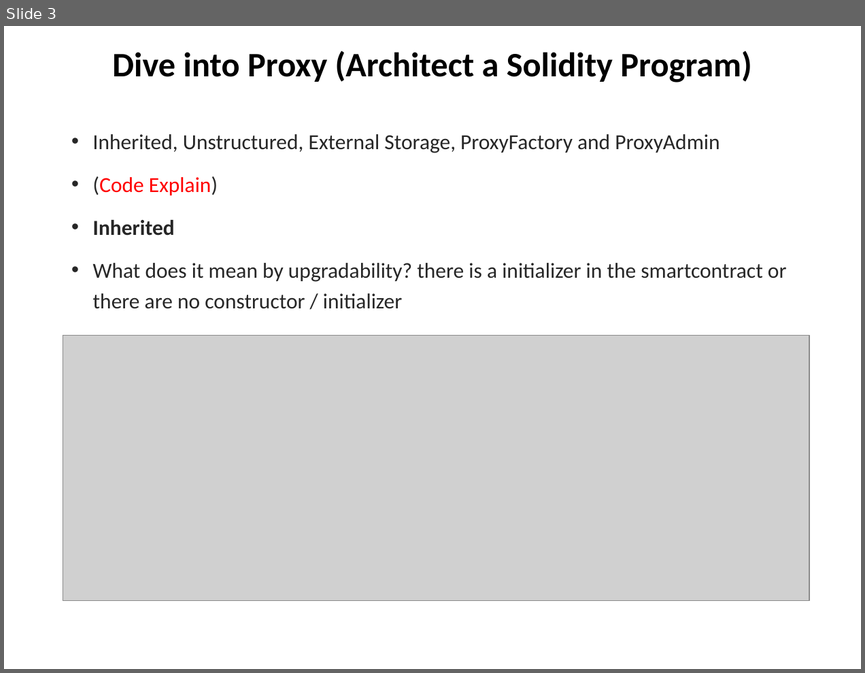
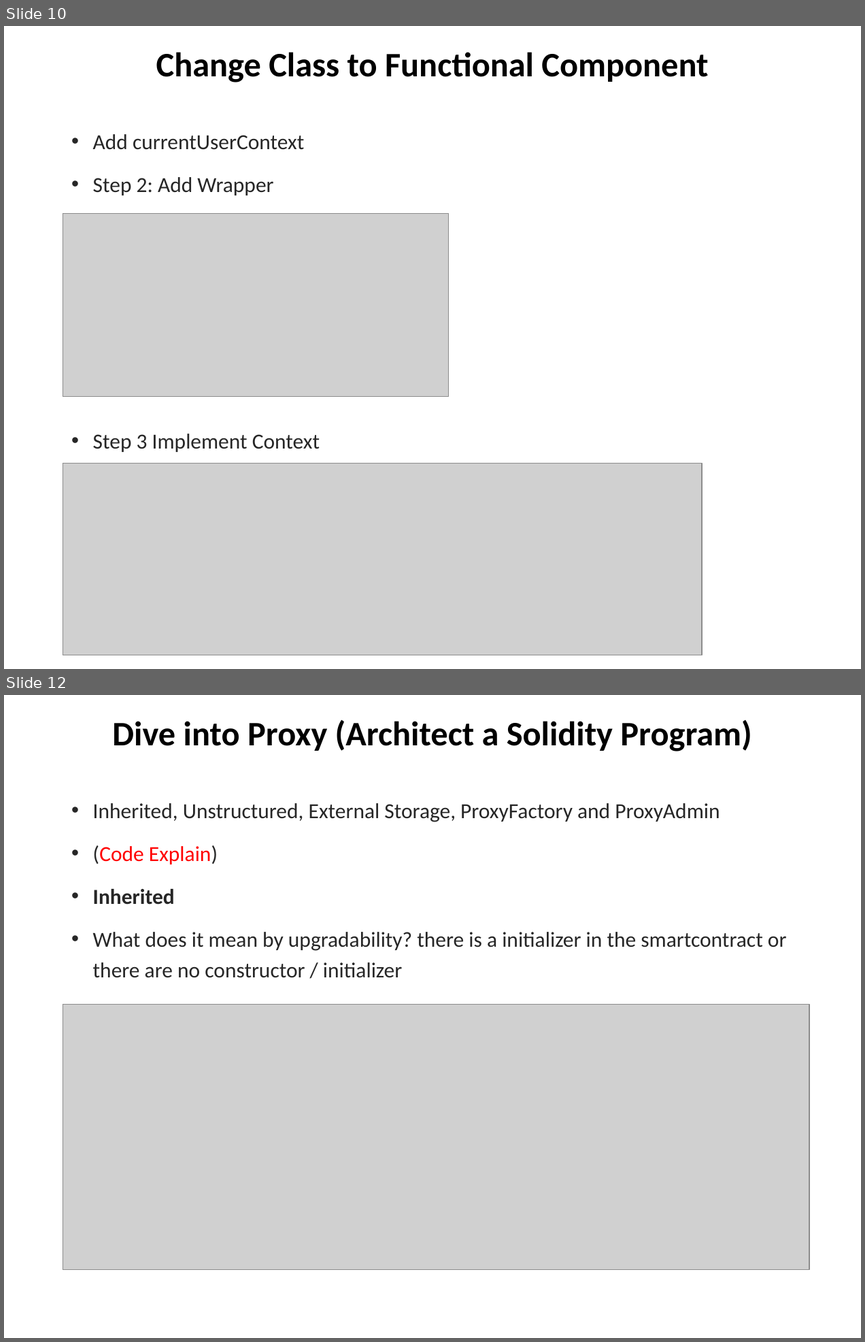
Before and after one commit to chuacw/SGUS-Slides, a slide deck: BCI - Day13 - Reactjs 2 Web3.pptx. Shown one above the other, each under a label of ours: slide 3 before the commit, slides 10 and 12 after it; the slides between them are not shown. The pictures are 865x673 and 865x1342 pixels, drawn with LibreOffice and Linux fonts; fonts in the diff are those of the drawing; grey boxes stand for pictures. Boxes give left, top, right and bottom in pixels: in the first picture for what was removed or moved away, otherwise in the second. Text is boxed around its words. In the diff, an @@ line names an element or a change of style, - is before the commit and + after.

```diff
--- a/BCI - Day13 - Reactjs 2 Web3.pptx
+++ b/BCI - Day13 - Reactjs 2 Web3.pptx
@@ slide 10 added at [4, 26, 861, 669], background #FFFFFF @@
@@ title added at [156, 52, 708, 82], 28.8 pt, text #000000, bold @@
+Change Class to Functional Component
@@ text added at [93, 134, 320, 452], 18 pt, text #262626 @@
+• Add currentUserContext
+• Step 2: Add Wrapper
+• Step 3 Implement Context
@@ picture added at [63, 213, 449, 396] @@
@@ picture added at [63, 463, 702, 655] @@
@@ what was slide 3 is now slide 12 @@
```
Also in this commit, not shown: 1 slide changed, 9 other slides added, 2 other files.
